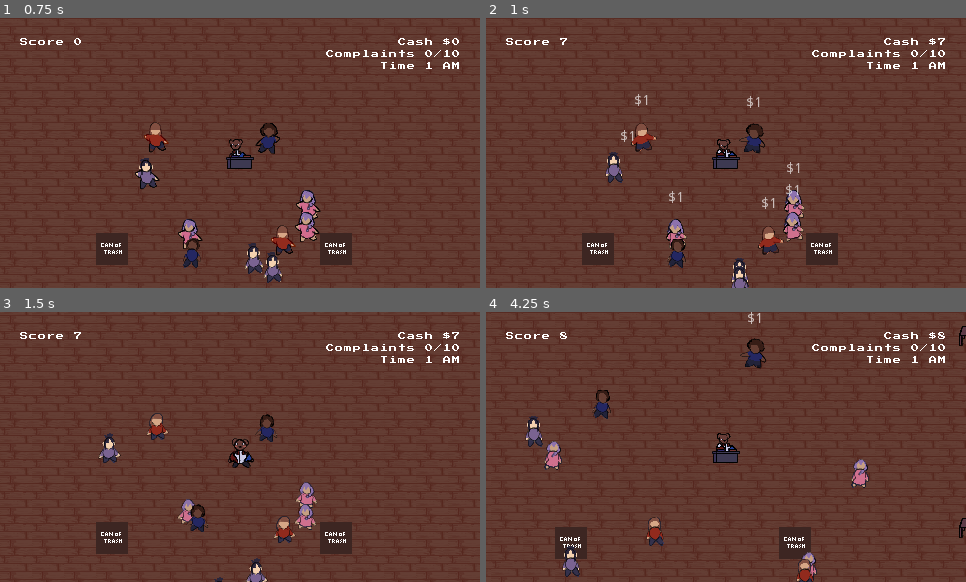
Above: before the commit, frames 1-4 (two rows, left to right).
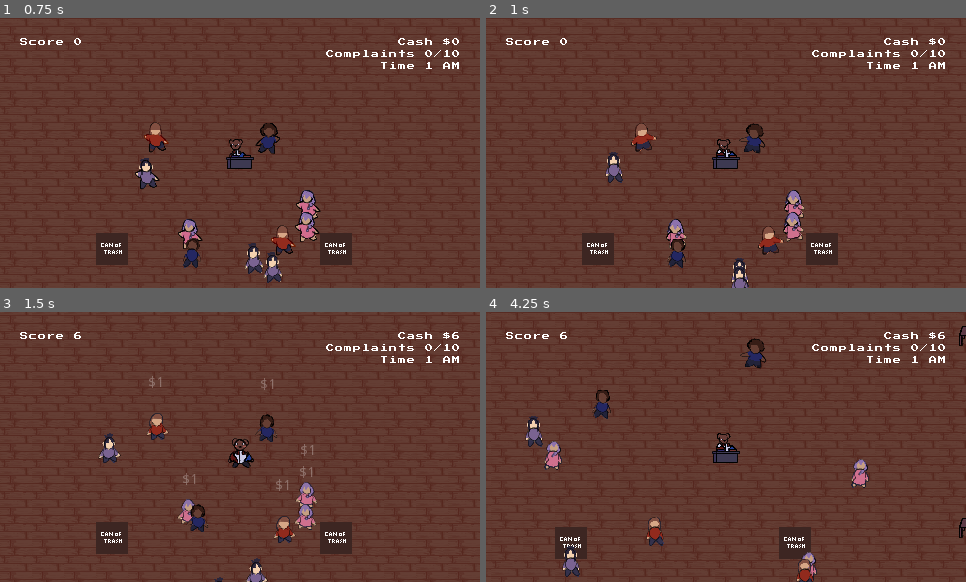
Above: after the commit, the same moments.

Repository: silentcoder99/LD46
Game: Godot game, scene res://scenes/Main.tscn
The game is run twice, just before and just after one commit, with the same random seed, the same clock (stepped at 60 frames per second) and the same inputs.
Inputs:
- Up to frame 1 (0.75 s): hold Right (ui_right) from 0.53 s (still down); hold E (dance) from 0.53 s (still down)
- Up to frame 2 (1 s): keep holding Right (ui_right); keep holding E (dance)
- Up to frame 3 (1.5 s): release Right (ui_right) at 1.28 s; release E (dance) at 1.28 s; hold Down (ui_down) from 1.28 s (still down); tap E (dance) at 1.35 s
- Up to frame 4 (4.25 s): release Down (ui_down) at 2.03 s; hold Right (ui_right) 2.03-2.78 s; hold Space (shoo) 2.03-2.78 s; tap E (dance) at 2.3, 2.85 s; hold Up (ui_up) 2.78-3.53 s; hold Left (ui_left) from 3.53 s (still down); hold E (dance) from 3.53 s (still down)

Frame 1 is identical in both runs. In frame 2, 0.4% of the frame differs, in the area x 15-96%, y 7-71%; in frame 3, 0.2%; in frame 4, less than 0.1%.

Commit message:
Quantize alerts to beat

Diff:
--- a/scenes/BlueBoy.tscn
+++ b/scenes/BlueBoy.tscn
@@ -34,7 +34,7 @@
 tracks/1/imported = false
 tracks/1/enabled = true
 tracks/1/keys = {
-"times": PoolRealArray( 0.81 ),
+"times": PoolRealArray( 0 ),
 "transitions": PoolRealArray( 1 ),
 "values": [ {
 "args": [  ],
--- a/scenes/PinkGirl.tscn
+++ b/scenes/PinkGirl.tscn
@@ -34,7 +34,7 @@
 tracks/1/imported = false
 tracks/1/enabled = true
 tracks/1/keys = {
-"times": PoolRealArray( 0.81 ),
+"times": PoolRealArray( 0 ),
 "transitions": PoolRealArray( 1 ),
 "values": [ {
 "args": [  ],
--- a/scenes/PurpleBoy.tscn
+++ b/scenes/PurpleBoy.tscn
@@ -1,10 +1,67 @@
-[gd_scene load_steps=4 format=2]
+[gd_scene load_steps=13 format=2]
 
 [ext_resource path="res://scenes/Partier.tscn" type="PackedScene" id=1]
-[ext_resource path="res://sprites/purple boy/idle/purple1.png" type="Texture" id=2]
+[ext_resource path="res://sprites/purple boy/dancing/1purple.png" type="Texture" id=2]
+[ext_resource path="res://sprites/purple boy/dancing/2purple.png" type="Texture" id=3]
+[ext_resource path="res://sprites/purple boy/dancing/3purple.png" type="Texture" id=4]
+[ext_resource path="res://sprites/purple boy/dancing/4purple.png" type="Texture" id=5]
+[ext_resource path="res://sprites/purple boy/idle/purple1.png" type="Texture" id=6]
+[ext_resource path="res://sprites/purple boy/idle/purple2.png" type="Texture" id=7]
+[ext_resource path="res://sprites/purple boy/idle/purple3.png" type="Texture" id=8]
+[ext_resource path="res://sprites/purple boy/idle/purple4.png" type="Texture" id=9]
 
 [sub_resource type="PhysicsMaterial" id=1]
 friction = 0.0
+
+[sub_resource type="Animation" id=2]
+resource_name = "dance"
+length = 1.09
+loop = true
+step = 0.27
+tracks/0/type = "value"
+tracks/0/path = NodePath("Sprite:texture")
+tracks/0/interp = 1
+tracks/0/loop_wrap = true
+tracks/0/imported = false
+tracks/0/enabled = true
+tracks/0/keys = {
+"times": PoolRealArray( 0, 0.27, 0.54, 0.81 ),
+"transitions": PoolRealArray( 2.2974, 34.2967, 3.86375, 2.73208 ),
+"update": 0,
+"values": [ ExtResource( 2 ), ExtResource( 3 ), ExtResource( 4 ), ExtResource( 5 ) ]
+}
+tracks/1/type = "method"
+tracks/1/path = NodePath(".")
+tracks/1/interp = 1
+tracks/1/loop_wrap = true
+tracks/1/imported = false
+tracks/1/enabled = true
+tracks/1/keys = {
+"times": PoolRealArray( 0 ),
+"transitions": PoolRealArray( 1 ),
+"values": [ {
+"args": [  ],
+"method": "give_tip"
+} ]
+}
+
+[sub_resource type="Animation" id=3]
+resource_name = "idle"
+length = 1.09
+loop = true
+step = 0.27
+tracks/0/type = "value"
+tracks/0/path = NodePath("Sprite:texture")
+tracks/0/interp = 1
+tracks/0/loop_wrap = true
+tracks/0/imported = false
+tracks/0/enabled = true
+tracks/0/keys = {
+"times": PoolRealArray( 0, 0.27, 0.54, 0.81 ),
+"transitions": PoolRealArray( 1, 1, 1, 35.5062 ),
+"update": 0,
+"values": [ ExtResource( 6 ), ExtResource( 7 ), ExtResource( 8 ), ExtResource( 9 ) ]
+}
 
 [node name="PurpleBoy" instance=ExtResource( 1 )]
 physics_material_override = SubResource( 1 )
@@ -13,5 +70,9 @@
 max_move_delay = 1
 max_move_duration = 2
 
+[node name="AnimationPlayer" parent="." index="2"]
+anims/dance = SubResource( 2 )
+anims/idle = SubResource( 3 )
+
 [node name="Sprite" parent="." index="3"]
-texture = ExtResource( 2 )
+texture = ExtResource( 6 )
--- a/scenes/RedGirl.tscn
+++ b/scenes/RedGirl.tscn
@@ -34,7 +34,7 @@
 tracks/1/imported = false
 tracks/1/enabled = true
 tracks/1/keys = {
-"times": PoolRealArray( 0.81 ),
+"times": PoolRealArray( 0 ),
 "transitions": PoolRealArray( 1 ),
 "values": [ {
 "args": [  ],
--- a/scenes/TrashCan.tscn
+++ b/scenes/TrashCan.tscn
@@ -11,7 +11,7 @@
 [ext_resource path="res://sounds/disaster.wav" type="AudioStream" id=9]
 [ext_resource path="res://sounds/disaster_resolved.wav" type="AudioStream" id=10]
 
-[sub_resource type="Animation" id=3]
+[sub_resource type="Animation" id=1]
 resource_name = "fire"
 length = 1.09
 loop = true
@@ -28,11 +28,25 @@
 "update": 1,
 "values": [ ExtResource( 5 ), ExtResource( 6 ), ExtResource( 7 ), ExtResource( 8 ) ]
 }
+tracks/1/type = "method"
+tracks/1/path = NodePath(".")
+tracks/1/interp = 1
+tracks/1/loop_wrap = true
+tracks/1/imported = false
+tracks/1/enabled = true
+tracks/1/keys = {
+"times": PoolRealArray( 0 ),
+"transitions": PoolRealArray( 1 ),
+"values": [ {
+"args": [  ],
+"method": "check_combustion"
+} ]
+}
 
-[sub_resource type="RectangleShape2D" id=1]
+[sub_resource type="RectangleShape2D" id=2]
 extents = Vector2( 16, 6 )
 
-[sub_resource type="CircleShape2D" id=2]
+[sub_resource type="CircleShape2D" id=3]
 radius = 30.0
 
 [sub_resource type="StyleBoxFlat" id=4]
@@ -52,11 +66,11 @@
 fire_texture = ExtResource( 3 )
 TipAnimation = ExtResource( 4 )
 min_disaster_delay = 10
-max_disaster_delay = 20
+max_disaster_delay = 40
 
 [node name="AnimationPlayer" type="AnimationPlayer" parent="."]
 autoplay = "fire"
-anims/fire = SubResource( 3 )
+anims/fire = SubResource( 1 )
 
 [node name="TrashCanSprite" type="Sprite" parent="."]
 texture = ExtResource( 2 )
--- a/scripts/TrashCan.gd
+++ b/scripts/TrashCan.gd
@@ -9,6 +9,8 @@
 
 export var repair_cost = 10
 
+var ready_to_combust = false
+var ready_to_extinguish = false
 var on_fire = false
 
 var player
@@ -49,7 +51,16 @@
 	$CombustTimer.start()
 
 func _on_CombustTimer_timeout():
-	combust()
+	ready_to_combust = true
+
+func check_combustion():
+	if ready_to_combust:
+		combust()
+		ready_to_combust = false
+
+	if ready_to_extinguish:
+		extinguish()
+		ready_to_extinguish = false
 
 func _on_FixArea_body_entered(body):
 	if "player" in body.get_groups():
@@ -67,4 +78,4 @@
 			body.shoo(position.direction_to(body.position))
 
 func _on_RepairTimer_timeout():
-	extinguish()
+	ready_to_extinguish = true
Not shown: 4 places in scenes/Main.tscn that only renumber resources
Not shown: 2 places in scenes/TrashCan.tscn that only renumber resources
Not shown, added: sounds/partygoer_disaster.wav.import
Not shown, added: sounds/partygoer_disaster_bad.wav.import
Not shown, added: sounds/partygoer_interested.wav.import
Not shown, added: sounds/partygoer_disaster.wav
Not shown, added: sounds/partygoer_disaster_bad.wav
Not shown, added: sounds/partygoer_interested.wav
